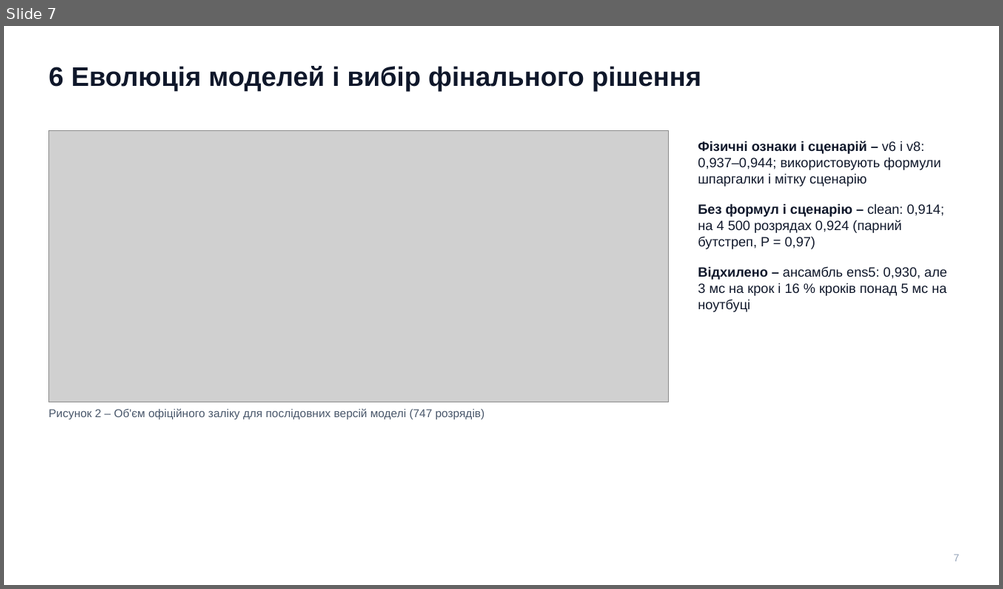
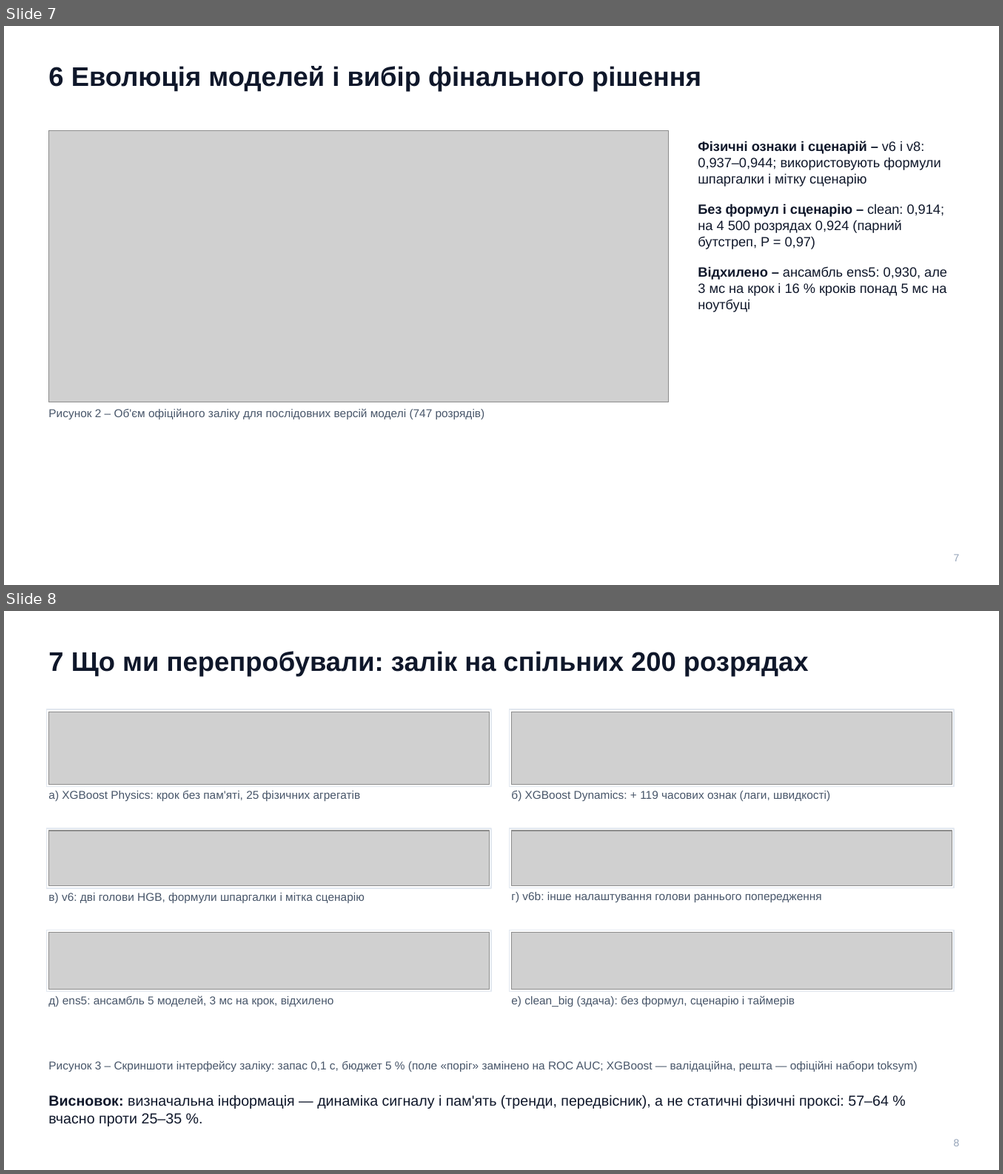
Before and after one commit to llllenah/plasma-disruption-prediction, a slide deck: docs/presentation.pptx. Shown one above the other, each under a label of ours: slide 7 before the commit, slides 7 and 8 after it. The pictures are 1003x589 and 1003x1174 pixels, drawn with LibreOffice and Linux fonts; fonts in the diff are those of the drawing; grey boxes stand for pictures. Boxes give left, top, right and bottom in pixels: in the first picture for what was removed or moved away, otherwise in the second. Text is boxed around its words. In the diff, an @@ line names an element or a change of style, - is before the commit and + after.

Commit message:
Deck: one slide for all tried models, transfer to the fusion-sim engine
Appendix model cards replaced by a single screenshot grid; new section on the
200-discharge fusion-sim run (alarm ROC AUC 0.902 at 0.1 s without retraining,
ImpactNet 34 / 49 with kink saturating to Greenwald). Run summary in results/.

```diff
--- a/docs/presentation.pptx
+++ b/docs/presentation.pptx
@@ slide 8 added at (4,611,999,1170), background #FFFFFF @@
@@ text added at (48,651,808,677), 26 pt, text #0F172A, bold @@
+7 Що ми перепробували: залік на спільних 200 розрядах
@@ rectangle added at (46,709,491,787), outline #E2E8F0 1 pt @@
@@ picture added at (48,712,489,785) @@
@@ rectangle added at (509,709,954,787), outline #E2E8F0 1 pt @@
@@ picture added at (512,712,951,785) @@
@@ text added at (48,791,361,801), 11 pt, text #475569 @@
+а) XGBoost Physics: крок без пам'яті, 25 фізичних агрегатів
@@ text added at (511,791,830,801), 11 pt, text #475569 @@
+б) XGBoost Dynamics: + 119 часових ознак (лаги, швидкості)
@@ rectangle added at (46,829,491,889), outline #E2E8F0 1 pt @@
@@ picture added at (48,831,489,886) @@
@@ rectangle added at (509,829,954,889), outline #E2E8F0 1 pt @@
@@ picture added at (512,831,951,886) @@
@@ text added at (48,893,364,903), 11 pt, text #475569 @@
+в) v6: дві голови HGB, формули шпаргалки і мітка сценарію
@@ text added at (511,892,822,903), 11 pt, text #475569 @@
+г) v6b: інше налаштування голови раннього попередження
@@ rectangle added at (46,931,491,992), outline #E2E8F0 1 pt @@
@@ picture added at (48,933,489,990) @@
@@ rectangle added at (509,931,954,992), outline #E2E8F0 1 pt @@
@@ picture added at (512,933,951,990) @@
@@ text added at (48,996,334,1007), 11 pt, text #475569 @@
+д) ens5: ансамбль 5 моделей, 3 мс на крок, відхилено
@@ text added at (511,996,794,1007), 11 pt, text #475569 @@
+е) clean_big (здача): без формул, сценарію і таймерів
@@ text added at (48,1061,917,1072), 11 pt, text #475569 @@
+Рисунок 3 – Скриншоти інтерфейсу заліку: запас 0,1 с, бюджет 5 % (поле «поріг» замінено на ROC AUC; XGBoost — валідаційна, решта — офіційні набори toksym)
@@ text added at (48,1095,888,1127), 14 pt, text #0F172A @@
+Висновок: визначальна інформація — динаміка сигналу і пам'ять (тренди, передвісник), а не статичні фізичні проксі: 57–64 % вчасно проти 25–35 %.
@@ text added at (953,1139,959,1147), 10 pt, text #94A3B8 @@
+8
```
Also in this commit, not shown: 4 slides changed, 1 other slide added, 8 slides removed, 6 other files.
